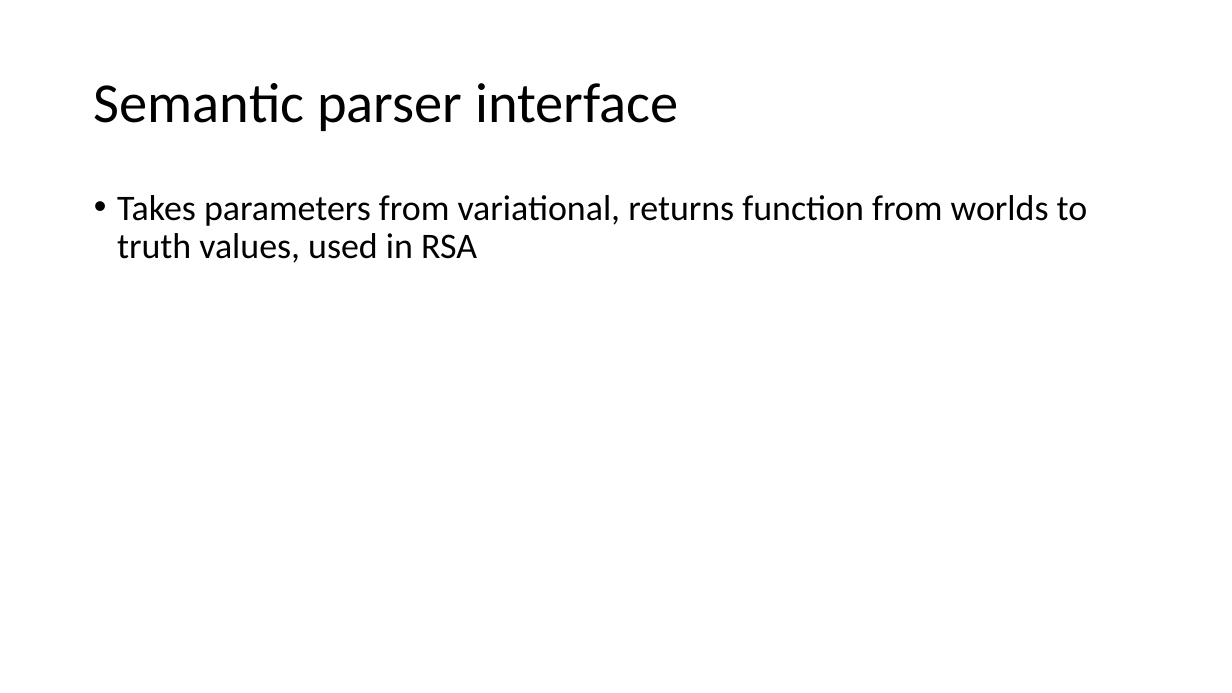
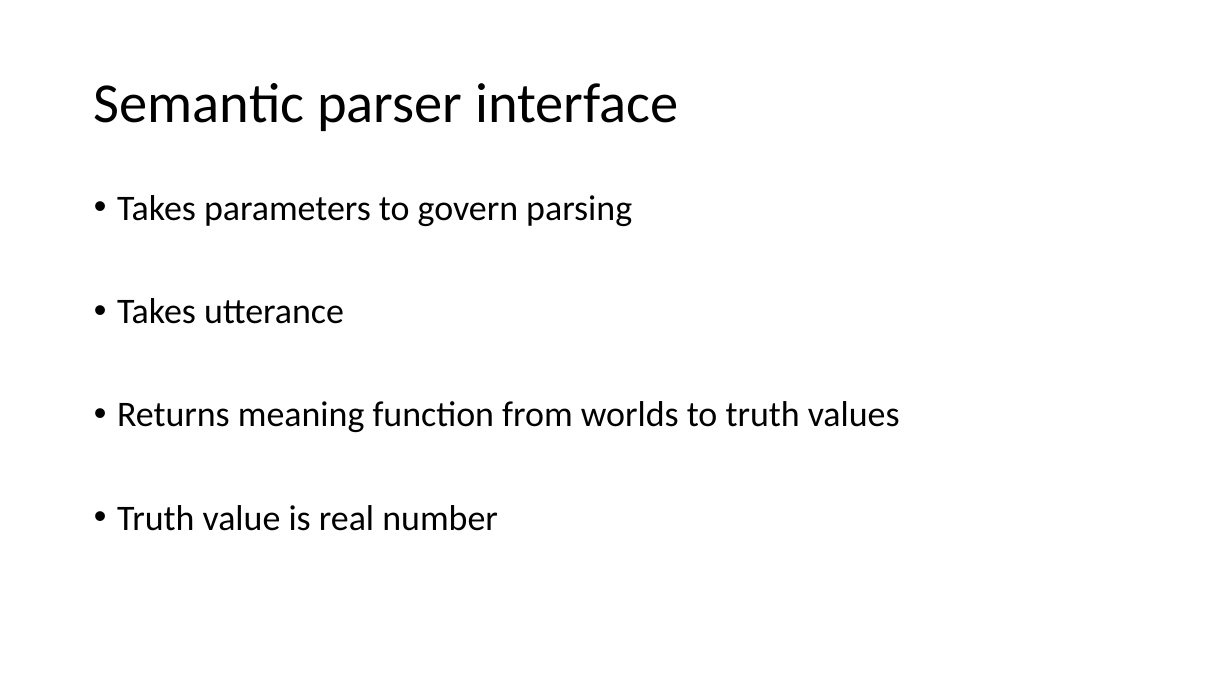
Before and after one commit to JsonFreeman/semppl, a slide deck: slide 3 of LabMeeting.pptx (slide 4 before the commit). Drawn at 1232x693 pixels with LibreOffice and Linux fonts; fonts in the diff are those of the drawing. Boxes give left, top, right and bottom in pixels: in the first picture for what was removed or moved away, otherwise in the second. Text is boxed around its words. In the diff, an @@ line names an element or a change of style, - is before the commit and + after.

```diff
--- a/LabMeeting.pptx
+++ b/LabMeeting.pptx
@@ text at (117,195,900,531): text changed @@
-• Takes parameters from variational, returns function from worlds to truth values, used in RSA
+• Takes parameters to govern parsing
+• Takes utterance
+• Returns meaning function from worlds to truth values
+• Truth value is real number
```
Also in this commit, not shown: 7 other slides changed, 4 slides added, 1 slide removed.
